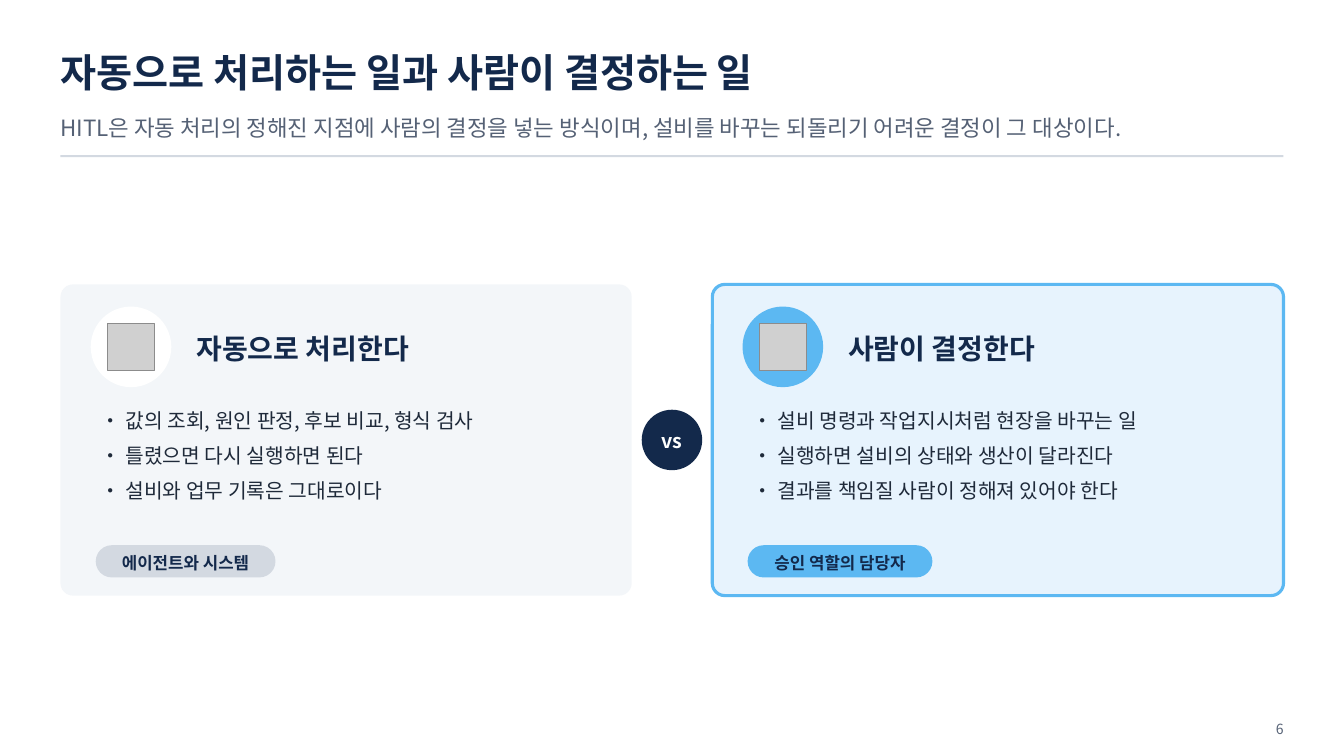
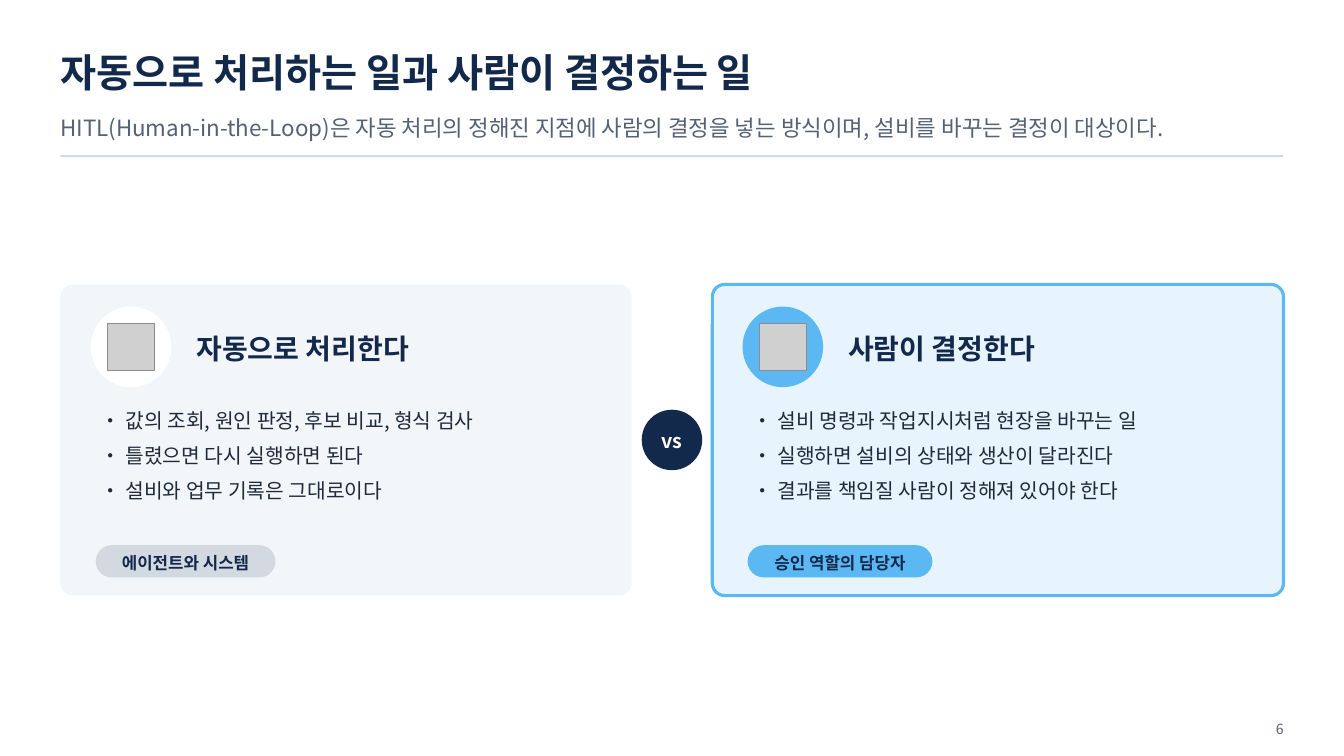
Before and after one commit to uengine-oss/hyd-iot-edu, a slide deck: slide 6 of docs/교재/통합반_오프라인/07회차/통합반_오프라인_07회차.pptx. Drawn at 1344x756 pixels with LibreOffice and Linux fonts; fonts in the diff are those of the drawing; grey boxes stand for pictures. Boxes give left, top, right and bottom in pixels: in the first picture for what was removed or moved away, otherwise in the second. Text is boxed around its words. In the diff, an @@ line names an element or a change of style, - is before the commit and + after.

```diff
--- a/docs/교재/통합반_오프라인/07회차/통합반_오프라인_07회차.pptx
+++ b/docs/교재/통합반_오프라인/07회차/통합반_오프라인_07회차.pptx
@@ text at bbox=[60, 117, 1164, 141]: text changed @@
-HITL은 자동 처리의 정해진 지점에 사람의 결정을 넣는 방식이며, 설비를 바꾸는 되돌리기 어려운 결정이 그 대상이다.
+HITL(Human-in-the-Loop)은 자동 처리의 정해진 지점에 사람의 결정을 넣는 방식이며, 설비를 바꾸는 결정이 대상이다.
```
Also in this commit, not shown: 3 other slides changed, 28 other files.
